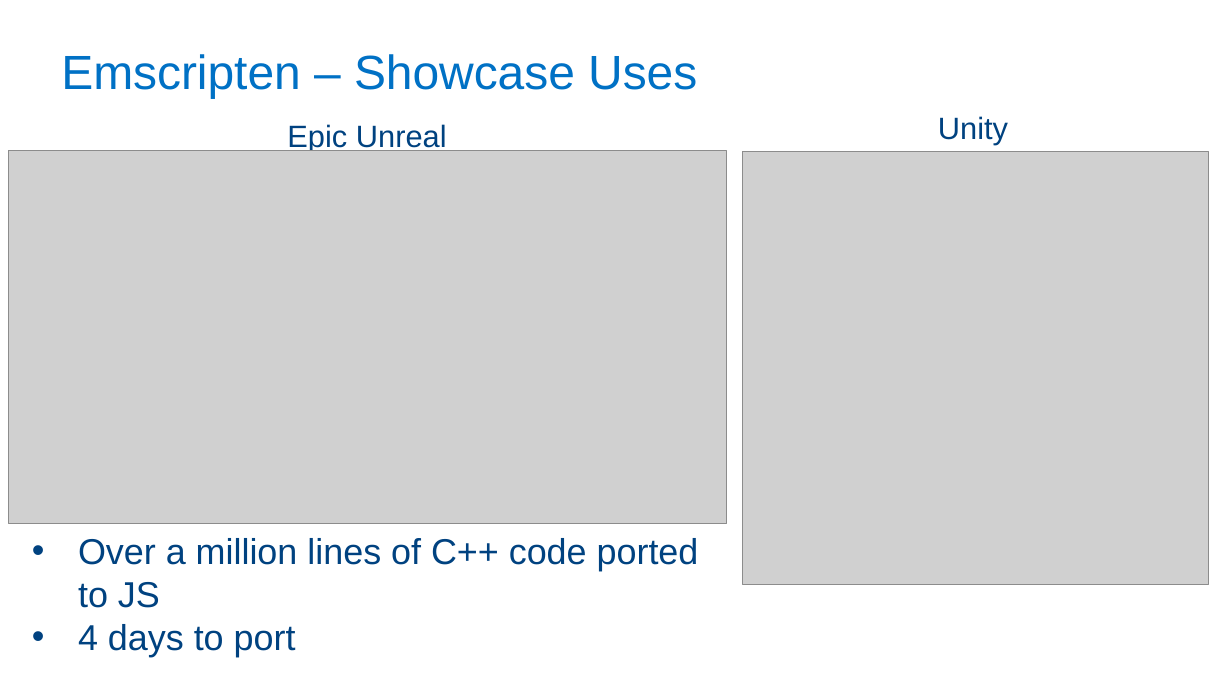
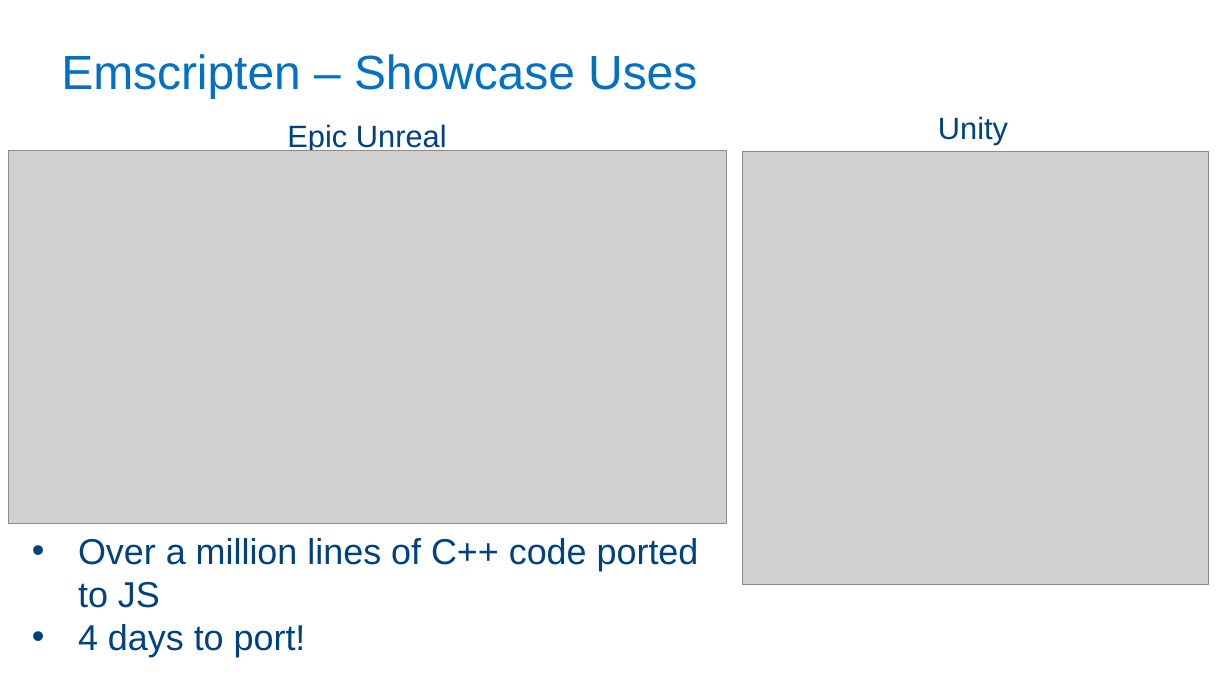
Before and after one commit to PeterJensen/wpmvp2015, a slide deck: slide 16 of simdjs-presentation.pptx. Drawn at 1232x693 pixels with LibreOffice and Linux fonts; fonts in the diff are those of the drawing; grey boxes stand for pictures; background and template pictures are left out. Boxes give left, top, right and bottom in pixels: in the first picture for what was removed or moved away, otherwise in the second. Text is boxed around its words. In the diff, an @@ line names an element or a change of style, - is before the commit and + after.

```diff
--- a/simdjs-presentation.pptx
+++ b/simdjs-presentation.pptx
@@ text at (x1=78, y1=624, x2=306, y2=657): text changed @@
-• 4 days to port
+• 4 days to port!
```
Also in this commit, not shown: 4 other slides changed, 8 slides added, 1 other file.
